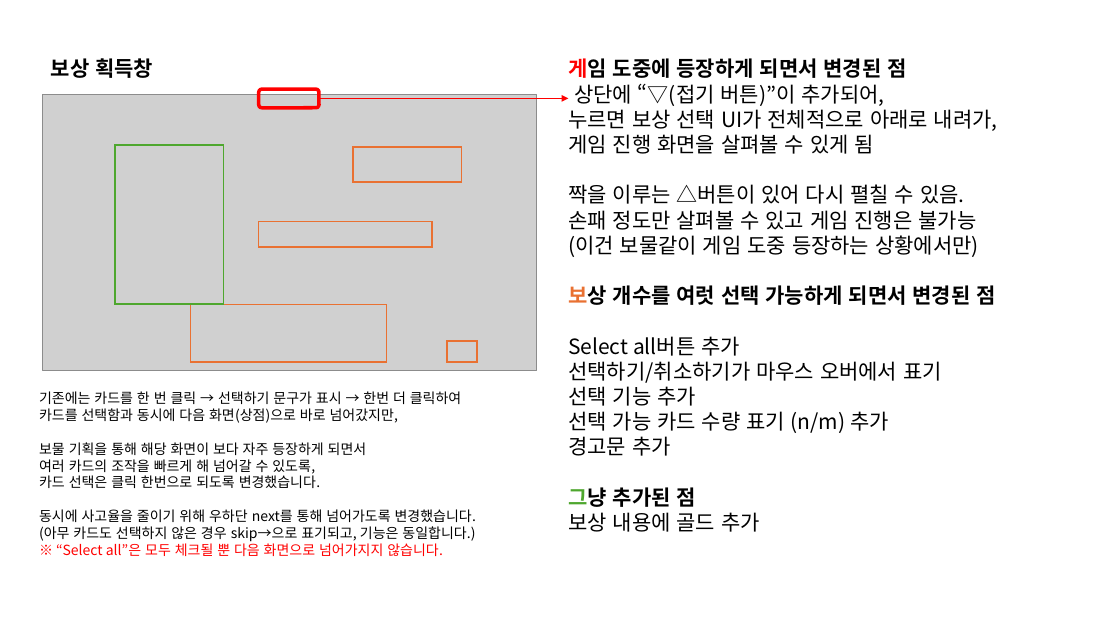
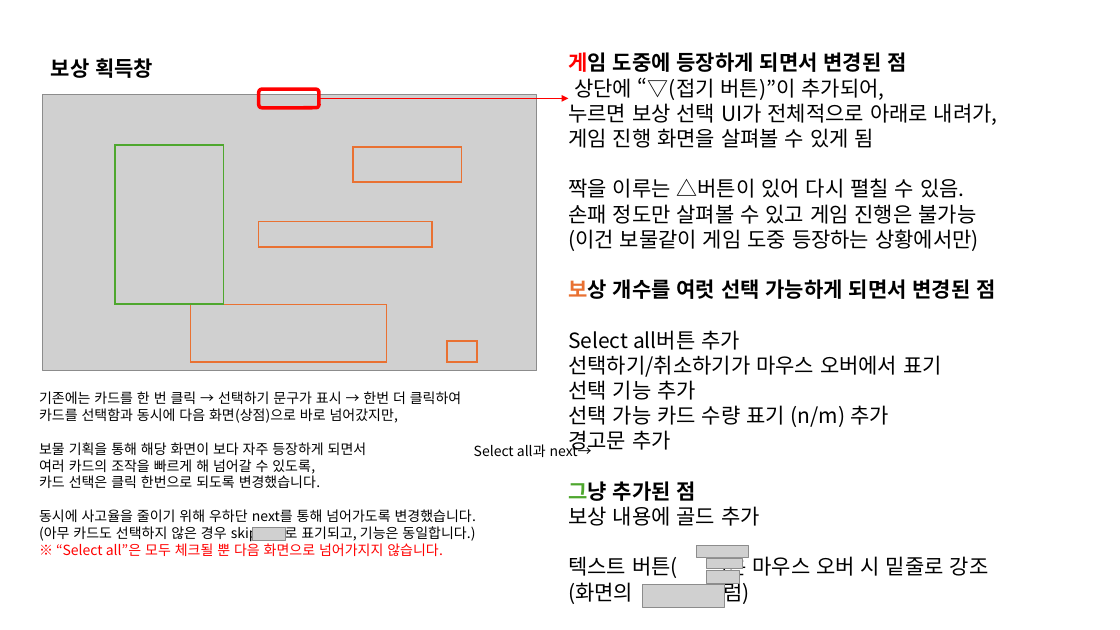
Before and after one commit to kauthor/FluffyDisdog, a slide deck: slide 5 of Plan/기획서/땅부수기2026 ch2.pptx. Drawn at 1120x630 pixels with LibreOffice and Linux fonts; fonts in the diff are those of the drawing; grey boxes stand for pictures. Boxes give left, top, right and bottom in pixels: in the first picture for what was removed or moved away, otherwise in the second. Text is boxed around its words. In the diff, an @@ line names an element or a change of style, - is before the commit and + after.

```diff
--- a/Plan/기획서/땅부수기2026 ch2.pptx
+++ b/Plan/기획서/땅부수기2026 ch2.pptx
@@ text added at (474,442,592,457), 12 pt, text #000000 @@
+Select all과 next→
@@ picture added at (252,528,286,541) @@
@@ text at (568,556,989,605): paragraphs added @@
+텍스트 버튼( )은 마우스 오버 시 밑줄로 강조
+(화면의 처럼)
@@ picture added at (697,546,749,558) @@
@@ picture added at (707,558,744,568) @@
@@ picture added at (643,585,724,607) @@
@@ picture added at (707,571,740,584) @@
```
Also in this commit, not shown: 1 other slide changed, 1 slide added.
